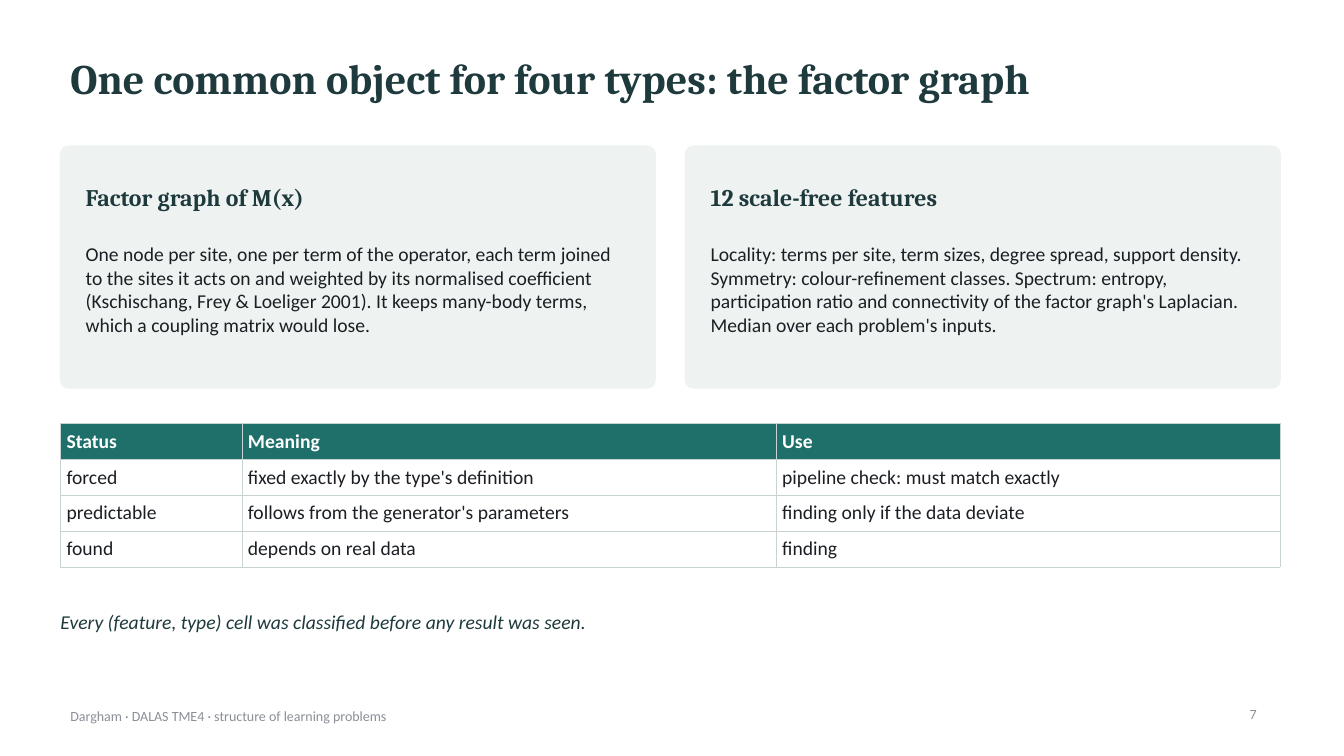
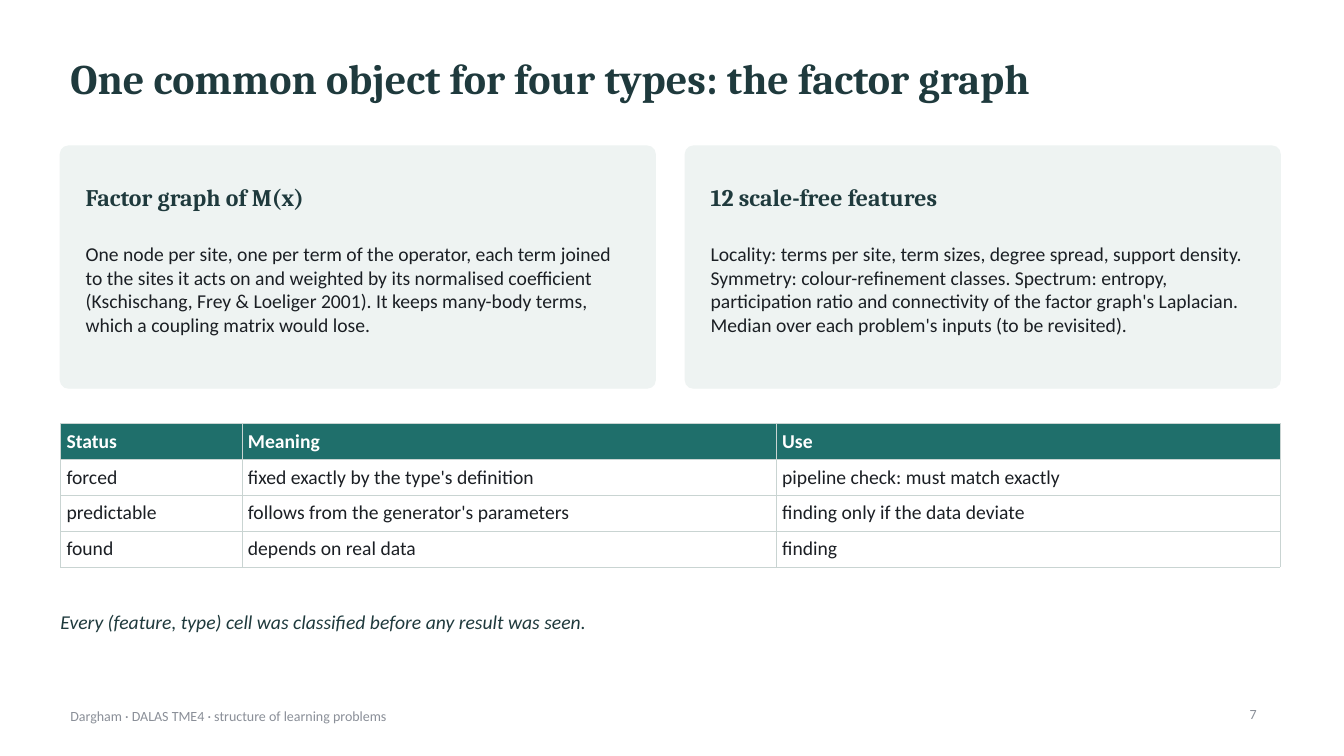
Before and after one commit to Bel-The-Wizard/TME4, a slide deck: slide 7 of presentation/DALAS_TME4_presentation.pptx. Drawn at 1344x756 pixels with LibreOffice and Linux fonts; fonts in the diff are those of the drawing. Boxes give left, top, right and bottom in pixels: in the first picture for what was removed or moved away, otherwise in the second. Text is boxed around its words. In the diff, an @@ line names an element or a change of style, - is before the commit and + after.

```diff
--- a/presentation/DALAS_TME4_presentation.pptx
+++ b/presentation/DALAS_TME4_presentation.pptx
@@ text at (711, 247, 1242, 335): text changed @@
-Locality: terms per site, term sizes, degree spread, support density. Symmetry: colour-refinement classes. Spectrum: entropy, participation ratio and connectivity of the factor graph's Laplacian. Median over each problem's inputs.
+Locality: terms per site, term sizes, degree spread, support density. Symmetry: colour-refinement classes. Spectrum: entropy, participation ratio and connectivity of the factor graph's Laplacian. Median over each problem's inputs (to be revisited).
```
Also in this commit, not shown: 2 other slides changed, 3 other files.
